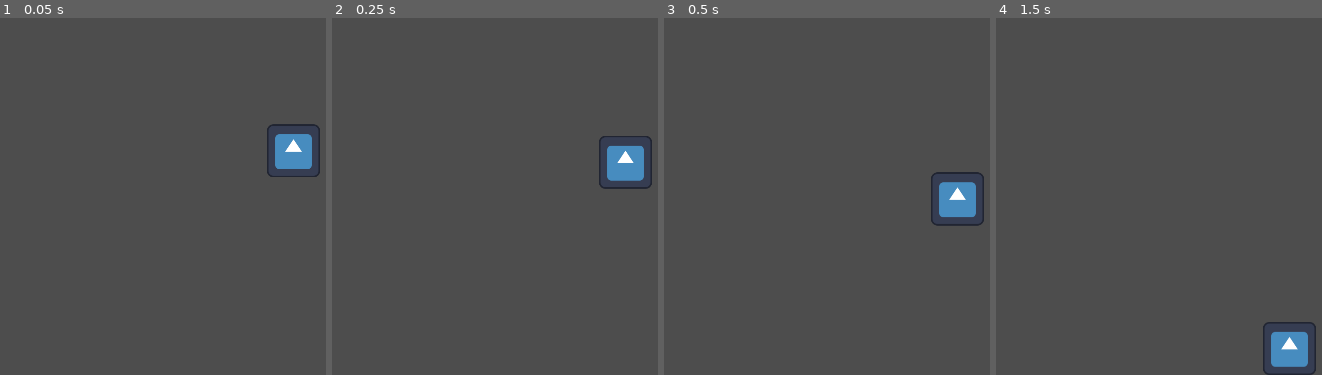
Above: before the commit, frames 1-4 (left to right).
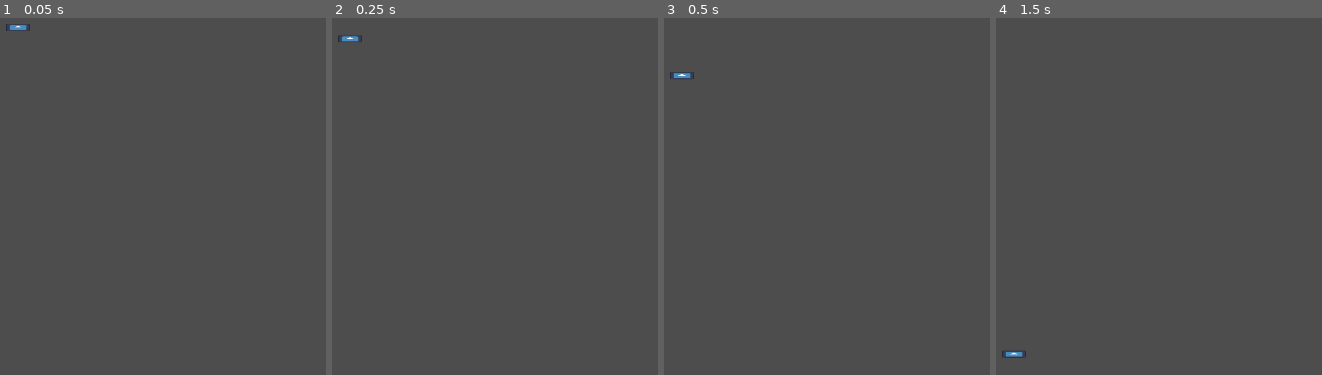
Above: after the commit, the same moments.

Repository: NeonGamerBot-QK/counterspell-boston
Game: Godot game, scene res://node_2d.tscn
Same seed, same stepped clock (60 frames per second), same inputs: the game is played once before the commit and once after it. Before the commit the project has no main scene; this scene is started directly in both runs. The engine's default icon, where the game draws it, is replaced by a stand-in: a white triangle on a blue panel in a dark square.
Inputs:
- Up to frame 1 (0.05 s): no input
- Up to frame 2 (0.25 s): no input
- Up to frame 3 (0.5 s): no input
- Up to frame 4 (1.5 s): tap Enter at 0.5 s

The runs differ from the first frame. In frame 1, 1.5% of the frame differs, in the area x 1-99%, y 1-45%; in frame 2, 1.5%; in frame 3, 1.6%, in the area x 1-99%, y 15-59%; in frame 4, 1.5%.

Commit message:
chore: fix on my system again - wayland not fun

Diff:
--- a/node_2d.tscn
+++ b/node_2d.tscn
@@ -5,25 +5,26 @@
 [sub_resource type="RectangleShape2D" id="RectangleShape2D_n0rac"]
 
 [sub_resource type="RectangleShape2D" id="RectangleShape2D_fslva"]
-size = Vector2(1920, 54)
+size = Vector2(102.269, 1.14144)
 
 [node name="Node2D" type="Node2D"]
-position = Vector2(960, 540)
+position = Vector2(298, 243)
+scale = Vector2(18.7712, 36.349)
 
 [node name="Block" type="RigidBody2D" parent="."]
-metadata/_edit_group_ = true
 
-[node name="BlockHitbox" type="CollisionShape2D" parent="Block"]
+[node name="CollisionShape2D" type="CollisionShape2D" parent="Block"]
+scale = Vector2(2.89167, -0.871405)
 shape = SubResource("RectangleShape2D_n0rac")
 
-[node name="BlockSprite" type="Sprite2D" parent="Block"]
+[node name="Sprite2D" type="Sprite2D" parent="Block"]
+position = Vector2(-0.0266396, 0.0550236)
+scale = Vector2(0.451573, 0.136266)
 texture = ExtResource("1_gqviv")
 
 [node name="Floor" type="StaticBody2D" parent="."]
-position = Vector2(0, 513)
+position = Vector2(35.2668, 22.449)
 metadata/_edit_group_ = true
 
-[node name="FloorHitbox" type="CollisionShape2D" parent="Floor"]
+[node name="CollisionShape2D" type="CollisionShape2D" parent="Floor"]
 shape = SubResource("RectangleShape2D_fslva")
-
-[node name="FloorSprite" type="Sprite2D" parent="Floor"]
--- a/project.godot
+++ b/project.godot
@@ -11,6 +11,7 @@
 [application]
 
 config/name="Counterspell-boston"
+run/main_scene="res://node_2d.tscn"
 config/features=PackedStringArray("4.3", "Forward Plus")
 config/icon="res://icon.svg"
 
@@ -18,3 +19,8 @@
 
 window/size/viewport_width=1920
 window/size/viewport_height=1080
+
+[rendering]
+
+rendering_device/fallback_to_vulkan=false
+renderer/rendering_method="gl_compatibility"
